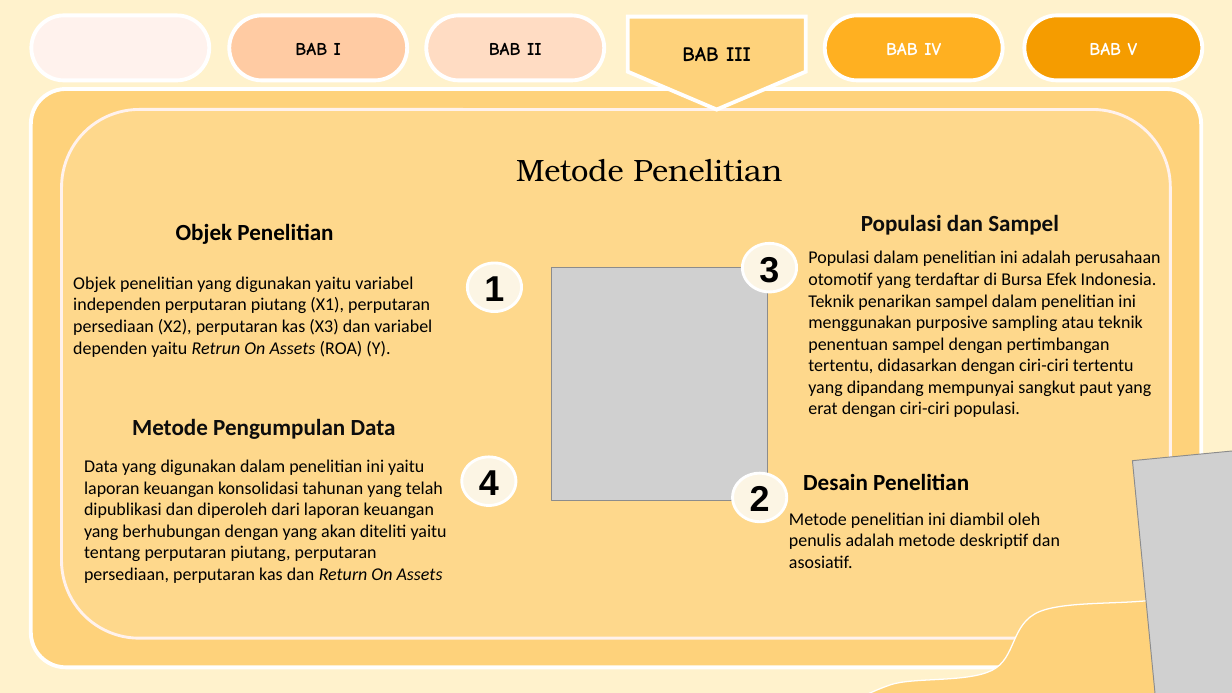
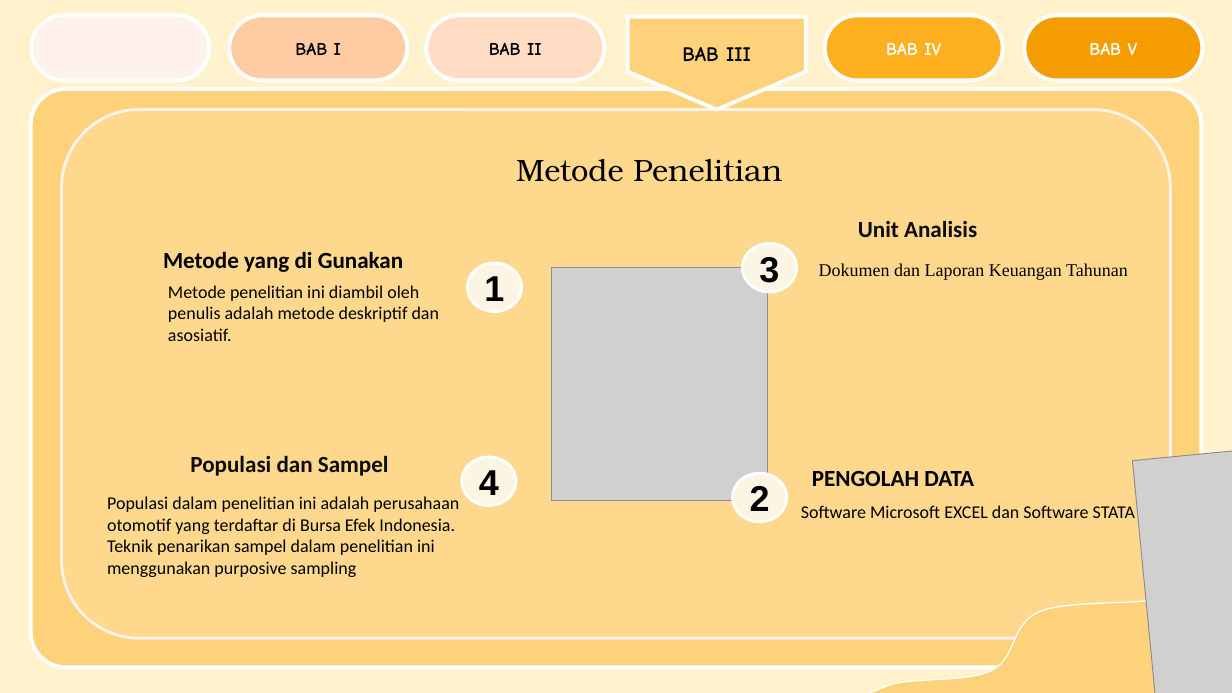
Before and after one commit to milanafsah31/skripsi, a slide deck: slide 5 of PPT SKRIPSI MILANAFSAH DZAHIRA.pptx (slide 10 before the commit). Drawn at 1232x693 pixels with LibreOffice and Linux fonts; fonts in the diff are those of the drawing; grey boxes stand for pictures; background and template pictures are left out. Boxes give left, top, right and bottom in pixels: in the first picture for what was removed or moved away, otherwise in the second. Text is boxed around its words. In the diff, an @@ line names an element or a change of style, - is before the commit and + after.

```diff
--- a/PPT SKRIPSI MILANAFSAH DZAHIRA.pptx
+++ b/PPT SKRIPSI MILANAFSAH DZAHIRA.pptx
@@ text removed at (176,223,333,244) @@
-  Objek Penelitian
@@ text added at (858,220,977,237), 18 pt, text #0D0D0D, bold @@
+Unit Analisis
@@ text added at (163,251,403,272), 18 pt, text #000000, bold @@
+    Metode yang di Gunakan
@@ text at (819,263,1128,280): text changed; font Calibri to Times New Roman @@
-Data yang digunakan dalam penelitian ini yaitu laporan keuangan konsolidasi tahunan yang telah dipublikasi dan diperoleh dari laporan keuangan yang berhubungan dengan yang akan diteliti yaitu tentang perputaran piutang, perputaran persediaan, perputaran kas dan Return On Assets
+Dokumen dan Laporan Keuangan Tahunan
@@ text removed at (73,276,432,357) @@
-Objek penelitian yang digunakan yaitu variabel independen perputaran piutang (X1), perputaran persediaan (X2), perputaran kas (X3) dan variabel dependen yaitu Retrun On Assets (ROA) (Y).
@@ text "Metode penelitian ini diambil oleh ...": place and size @@
-text "Metode penelitian ini diambil oleh ..." at (789,512,1059,568)
+text "Metode penelitian ini diambil oleh ..." at (168,285,439,341)
@@ text removed at (132,418,396,439) @@
-Metode Pengumpulan Data
@@ text "Populasi dan Sampel": place and size @@
-text "Populasi dan Sampel" at (861,214,1059,235)
+text "Populasi dan Sampel" at (190,455,389,476)
@@ text removed at (803,473,969,490) @@
-    Desain Penelitian
@@ text added at (812,471,974,486), 18 pt, text #000000, bold @@
+PENGOLAH DATA
@@ text at (107,496,459,577): text changed @@
-Populasi dalam penelitian ini adalah perusahaan otomotif yang terdaftar di Bursa Efek Indonesia. Teknik penarikan sampel dalam penelitian ini menggunakan purposive sampling atau teknik penentuan sampel dengan pertimbangan tertentu, didasarkan dengan ciri-ciri tertentu yang dipandang mempunyai sangkut paut yang erat dengan ciri-ciri populasi.
+Populasi dalam penelitian ini adalah perusahaan otomotif yang terdaftar di Bursa Efek Indonesia. Teknik penarikan sampel dalam penelitian ini menggunakan purposive sampling
@@ text added at (801,505,1135,518), 14 pt, text #000000 @@
+Software Microsoft EXCEL dan Software STATA
```
Also in this commit, not shown: 7 other slides changed, 14 slides added, 11 slides removed, 1 other file.
